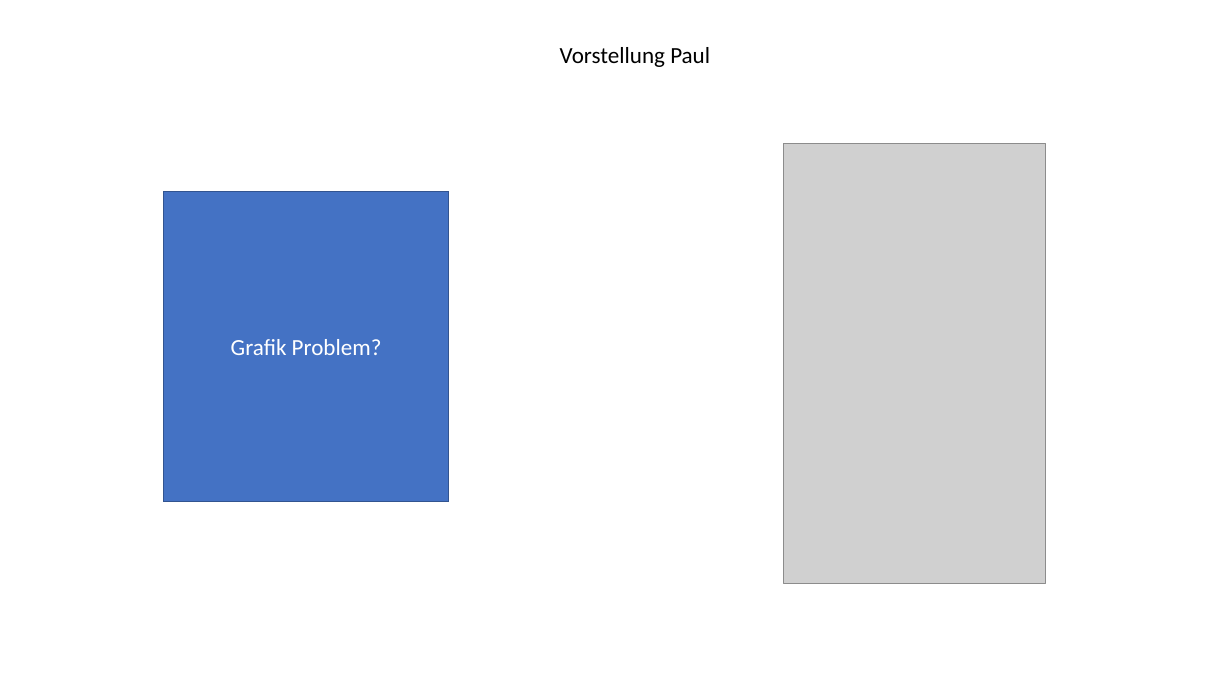
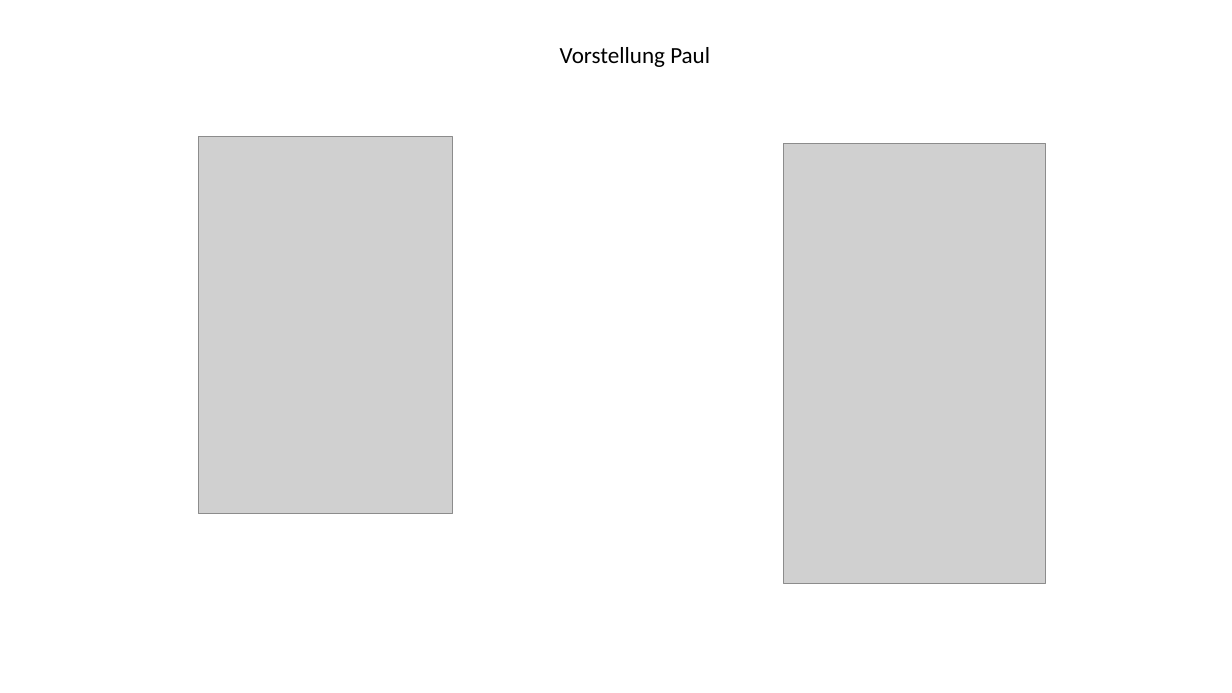
Before and after one commit to Fuenfgeld/DMA2022DataProjectC, a slide deck: slide 3 of video/Video.pptx. Drawn at 1232x693 pixels with LibreOffice and Linux fonts; fonts in the diff are those of the drawing; grey boxes stand for pictures. Boxes give left, top, right and bottom in pixels: in the first picture for what was removed or moved away, otherwise in the second. Text is boxed around its words. In the diff, an @@ line names an element or a change of style, - is before the commit and + after.

```diff
--- a/video/Video.pptx
+++ b/video/Video.pptx
@@ picture added at <box>198,137,452,514</box> @@
@@ rectangle removed at <box>164,191,449,502</box> @@
-Grafik Problem?
```
Also in this commit, not shown: 1 other slide changed, 5 slides added, 3 slides removed, 6 other files.
